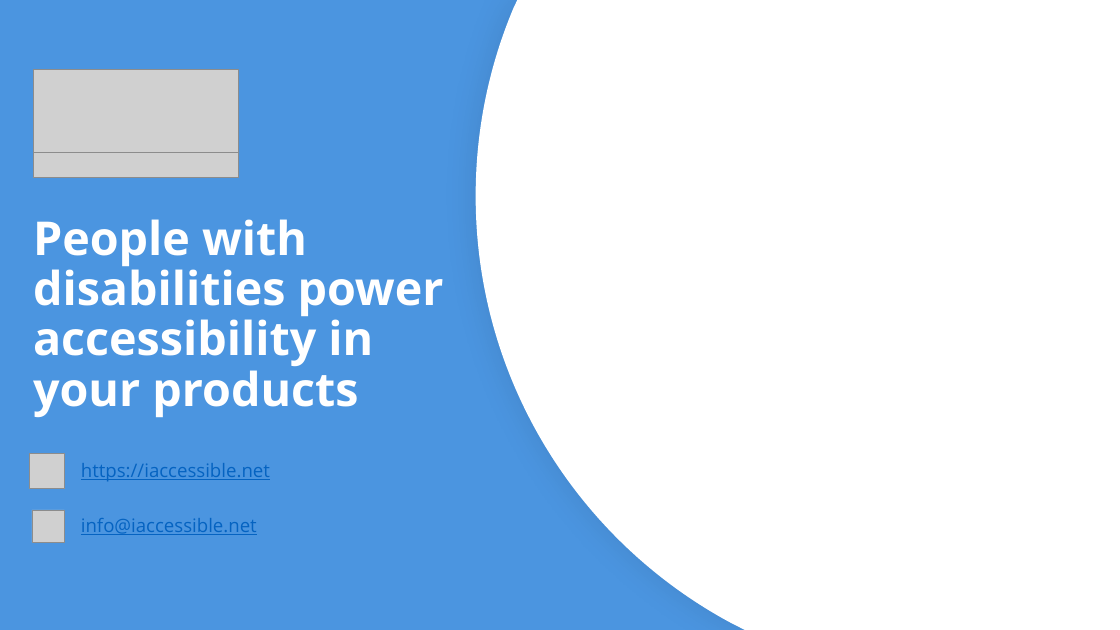
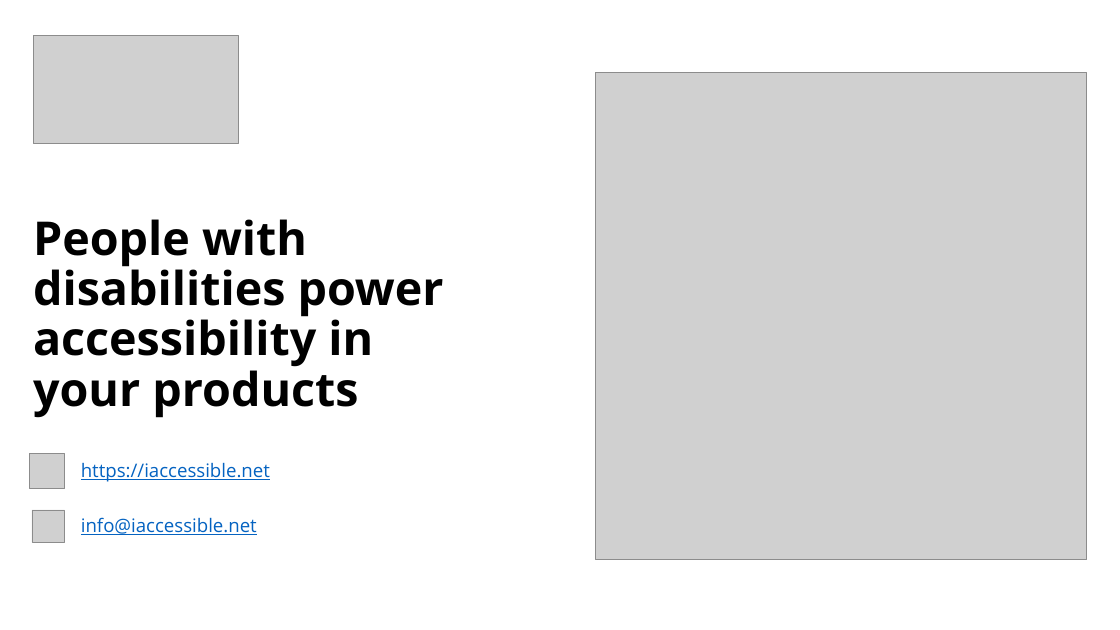
Before and after one commit to IAccessible/IAccessible.github.io, a slide deck: slide 1 of assets/materials/Introduction_to_IAccessible_Updated_Case_Studies.pptx. Drawn at 1120x630 pixels with LibreOffice and Linux fonts; fonts in the diff are those of the drawing; grey boxes stand for pictures; background and template pictures are left out. Boxes give left, top, right and bottom in pixels: in the first picture for what was removed or moved away, otherwise in the second. Text is boxed around its words. In the diff, an @@ line names an element or a change of style, - is before the commit and + after.

```diff
--- a/assets/materials/Introduction_to_IAccessible_Updated_Case_Studies.pptx
+++ b/assets/materials/Introduction_to_IAccessible_Updated_Case_Studies.pptx
@@ background #4B95E0 to #FFFFFF @@
@@ freeform shape removed at (476,0,1120,630) @@
@@ picture: place and size @@
-picture at (33,70,238,178)
+picture at (33,35,238,144)
@@ picture added at (596,72,1087,560) @@
@@ picture removed at (33,152,238,177) @@
@@ title "People with disabilities power accessibility ..." at (33,219,444,418): text colour #FFFFFF to #000000 @@
```
Also in this commit, not shown: 1 other slide changed, 24 slides added, 19 slides removed, 2 other files.
